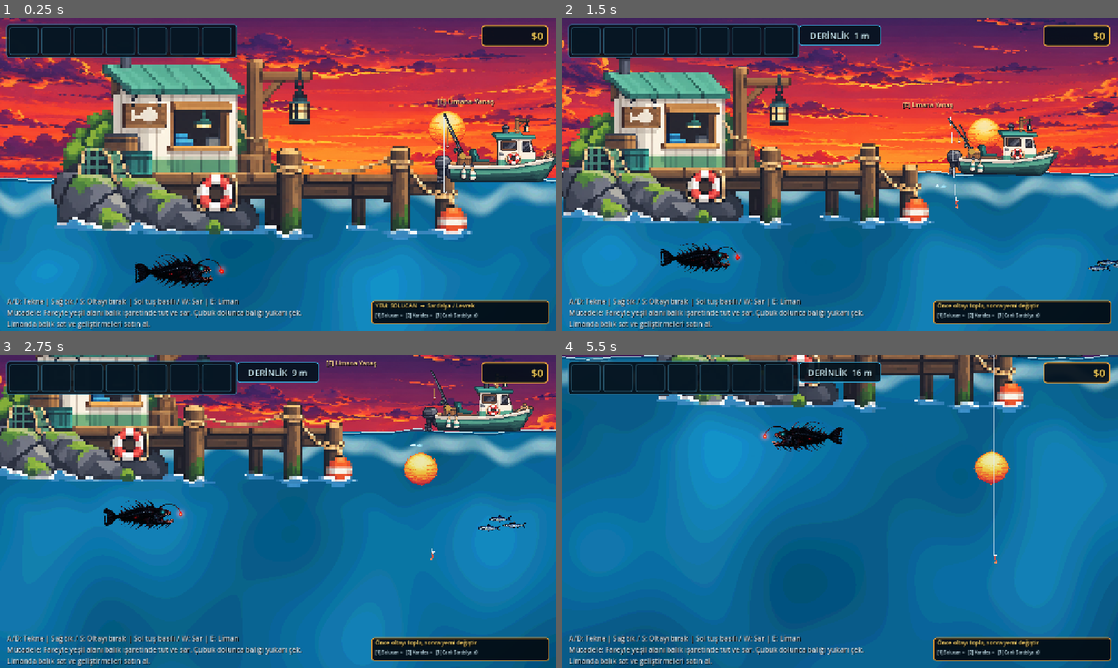
Above: before the commit, frames 1-4 (two rows, left to right).
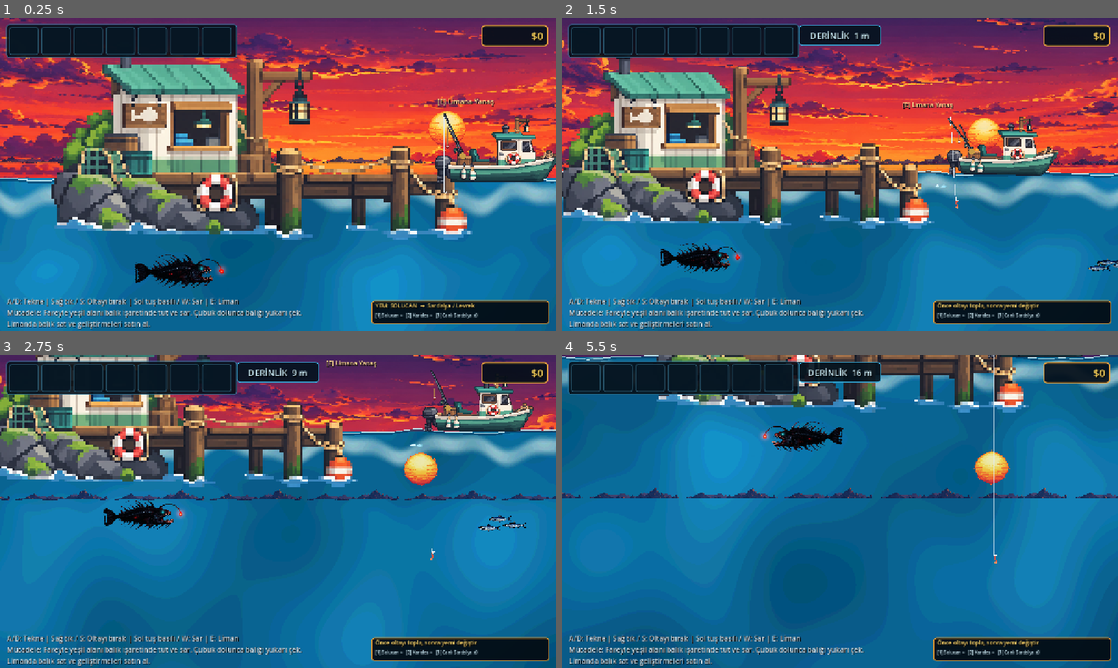
Above: after the commit, the same moments.

Repository: mirackayademir/TinyFisher
Game: Godot game, scene res://scenes/world.tscn
The game is run twice, just before and just after one commit, with the same random seed, the same clock (stepped at 60 frames per second) and the same inputs.
Inputs (mouse positions are in pixels of both pictures, inside the frame that each line leads up to):
- Up to frame 1 (0.25 s): no input
- Up to frame 2 (1.5 s): tap Enter at 0.5 s; move the mouse to (962, 158) at 0.52 s; hold D (move_right) 0.53-1.28 s; tap E (dock) at 0.6 s; click (962, 158) at 0.67 s; move the mouse to (728, 190) at 1.27 s; hold S from 1.28 s (still down); tap 1 at 1.35 s
- Up to frame 3 (2.75 s): move the mouse to (333, 442) at 2.02 s; release S at 2.03 s; hold D (move_right) from 2.03 s (still down); tap 2 at 2.1 s
- Up to frame 4 (5.5 s): move the mouse to (812, 574) at 2.77 s; release D (move_right) at 2.78 s; hold W 2.78-3.53 s; tap one key every 0.75 s from 2.85 s: 3 E (dock) 1 2; click (812, 574) at 2.92 s; move the mouse to (1006, 558) at 3.52 s; hold A (move_left) 3.53-5.03 s; move the mouse to (673, 464) at 4.27 s; move the mouse to (867, 511) at 5.02 s; hold S from 5.03 s (still down); click (867, 511) at 5.17 s

The runs differ from the first frame. In frame 1, 0.4% of the frame differs, in the area x 0-90%, y 44-47%; in frame 2, 0.5%; in frame 3, 1.1%; in frame 4, 1.2%, in the area x 0-100%, y 42-46%.

Commit message:
Add horizon land as environment layer 3 of 36

Diff:
--- a/scenes/environment_layers.gd
+++ b/scenes/environment_layers.gd
@@ -2,7 +2,7 @@
 
 # TinyFisher katmanli dunya altyapisi.
 # 36 environment gorseli TEK TEK eklenecek.
-# Aktif: 1) sky_base_01.png  2) sun_01_TEMP.png
+# Aktif: 1) sky_base_01.png  2) sun_01_TEMP.png  3) horizon_land_01.png
 
 const ENV_ROOT_NAME: String = "EnvironmentLayers"
 const DECOR_SEED: int = 9042026
@@ -39,6 +39,7 @@
 
 const SKY_TEXTURE_PATH: String = "res://assets/environment/surface/sky_base_01.png"
 const SUN_TEXTURE_PATH: String = "res://assets/environment/surface/sun_01_TEMP.png"
+const HORIZON_TEXTURE_PATH: String = "res://assets/environment/surface/horizon_land_01.png"
 
 var _scene_id: int = 0
 var _world: Node2D = null
@@ -50,7 +51,7 @@
 func _ready() -> void:
 	process_mode = Node.PROCESS_MODE_ALWAYS
 	_rng.seed = DECOR_SEED
-	print("ENVIRONMENT LAYERS V6: GORSEL 2/36 GUNES EKLENDI")
+	print("ENVIRONMENT LAYERS V7: GORSEL 3/36 UFUK KARASI EKLENDI")
 
 
 func _process(_delta: float) -> void:
@@ -85,7 +86,8 @@
 	_build_layer_tree()
 	_build_sky_only()
 	_build_sun_only()
-	print("ENVIRONMENT: SKY + SUN aktif - 2/36")
+	_build_horizon_only()
+	print("ENVIRONMENT: SKY + SUN + HORIZON aktif - 3/36")
 
 
 func _prepare_base_layer_order() -> void:
@@ -196,8 +198,6 @@
 	if texture_size.x <= 0.0 or texture_size.y <= 0.0:
 		return
 
-	# Gunes ilk oyun kadrajinda gorulecek ama tekne/liman ile cakismayacak sekilde
-	# ufkun biraz ustune, kontrollu kucuk boyutta yerlestirilir.
 	var max_size: Vector2 = Vector2(120.0, 120.0)
 	var fit_scale: float = minf(max_size.x / texture_size.x, max_size.y / texture_size.y)
 
@@ -209,6 +209,50 @@
 	sprite.scale = Vector2.ONE * fit_scale
 	sprite.modulate = Color(1.0, 1.0, 1.0, 0.94)
 	layer.add_child(sprite)
+
+
+# -----------------------------------------------------------------------------
+# GORSEL 3 / 36 - HORIZON LAND
+# -----------------------------------------------------------------------------
+
+func _build_horizon_only() -> void:
+	var layer: Node2D = get_layer("HorizonLandLayer")
+	if layer == null or layer.get_node_or_null("HorizonLandArt") != null:
+		return
+
+	var texture: Texture2D = _load_texture(HORIZON_TEXTURE_PATH)
+	if texture == null:
+		return
+
+	var texture_size: Vector2 = texture.get_size()
+	if texture_size.x <= 0.0 or texture_size.y <= 0.0:
+		return
+
+	var root: Node2D = Node2D.new()
+	root.name = "HorizonLandArt"
+	layer.add_child(root)
+
+	# Uzak kara yalnizca ince bir ufuk silueti olarak kullanilir.
+	# Alt kenar su cizgisine oturur; denizin icine sarkmaz.
+	var target_height: float = 72.0
+	var scale_factor: float = target_height / texture_size.y
+	var tile_width: float = maxf(texture_size.x * scale_factor, 1.0)
+	var center_y: float = WATER_SURFACE_Y - (target_height * 0.5) - 3.0
+	var x: float = WORLD_LEFT_X + tile_width * 0.5
+	var tile_index: int = 0
+
+	while x < WORLD_RIGHT_X + tile_width * 0.5:
+		var sprite: Sprite2D = Sprite2D.new()
+		sprite.name = "Tile_%02d" % tile_index
+		sprite.texture = texture
+		sprite.texture_filter = CanvasItem.TEXTURE_FILTER_NEAREST
+		sprite.position = Vector2(x, center_y)
+		sprite.scale = Vector2.ONE * scale_factor
+		sprite.modulate = Color(0.78, 0.80, 0.92, 0.82)
+		root.add_child(sprite)
+
+		x += tile_width - 1.0
+		tile_index += 1
 
 
 func _load_texture(path: String) -> Texture2D:
